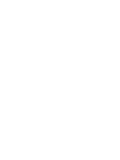
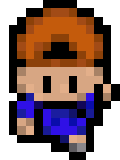
Layers edited between the first and the second (120, 160) image:
showed "Front Side Moving 2" over [9, 0, 120, 160]
